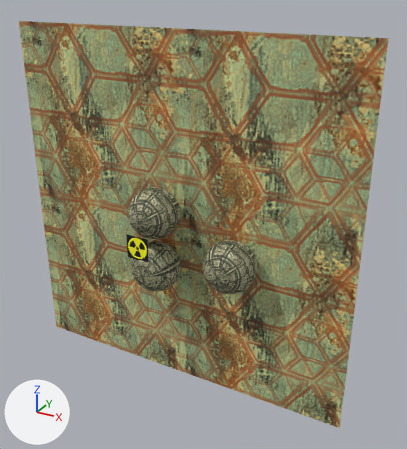
An edit to the OBJ model Platforms/Android/assets/Scene.obj, drawn before and after from the same camera.
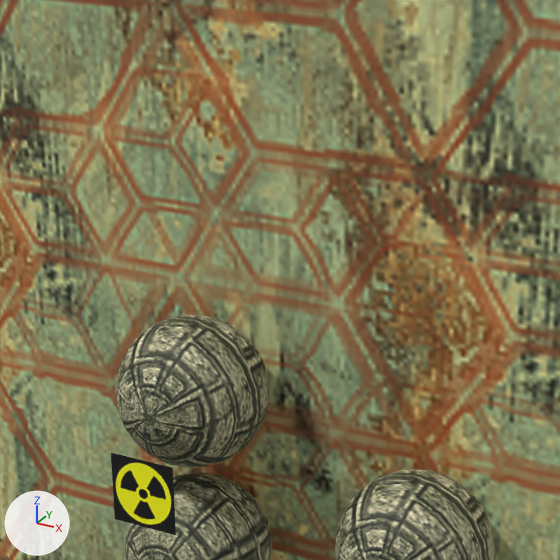
Old and new are each drawn whole from a camera (50 mm lens) standing at (11.9, -19.26, 9.78) and looking at (1.56, -0.45, 0.38) and again close up on the part from 22% to 69% of the width and 18% to 60% of the height. Every picture has the same lights, and +X, +Y and +Z are marked at lower left. Where no turn or scale is listed for an object, it has been applied to the vertices.

In view in the first close-up: 'floor', 'projector', 'sphere1_sphere.001', 'sphere2_sphere.002', 'sphere3_sphere'.
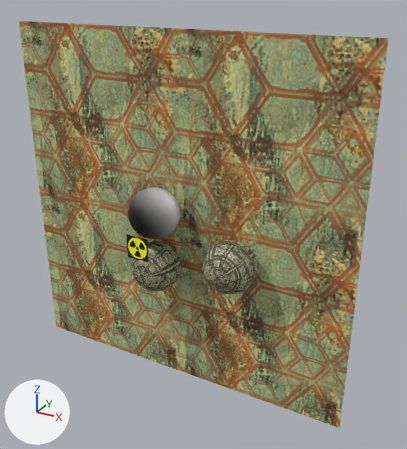
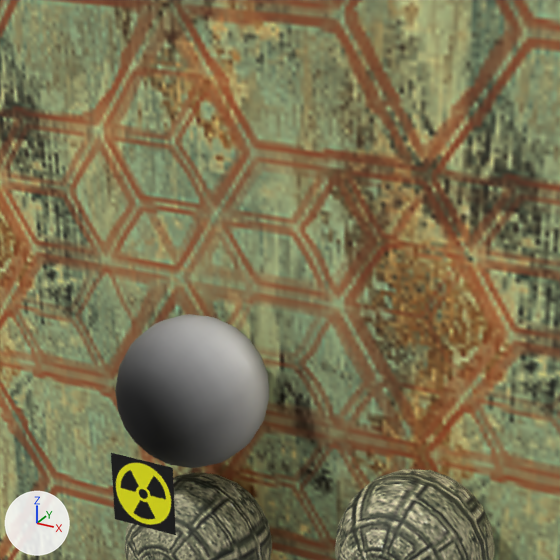
Commit message: Particles sample!

Location of each change, (x1, y1, x2, y2) in pixels of the close-ups (560 x 560 px):
'sphere2_sphere.002', recoloured (yellow to grey)
    both: (115, 314, 269, 468)

Patch to the scene script:
```diff
--- a/Platforms/Android/assets/Scene.obj.py
+++ b/Platforms/Android/assets/Scene.obj.py
@@ img_particle_png @@
+img_particle_png = load_image('particle.png', 'particle.png', 128, 128, 'sRGB')
@@ mat_particle_particle_png @@
+mat_particle_particle_png = principled_material('particle_particle.png')
+mat_particle_particle_png.texture = img_particle_png
+mat_particle_particle_png.roughness = 0.69
@@ me_sphere2_sphere_002 @@
 me_sphere2_sphere_002.from_pydata(...)  # 382 vertices, 760 faces; spans x -1.52..0.67, y -2.2..-0.01, z -0.37..1.81
-me_sphere2_sphere_002.materials.append(mat_sphere_floor)
+me_sphere2_sphere_002.materials.append(mat_particle_particle_png)  # picture img_particle_png
```
